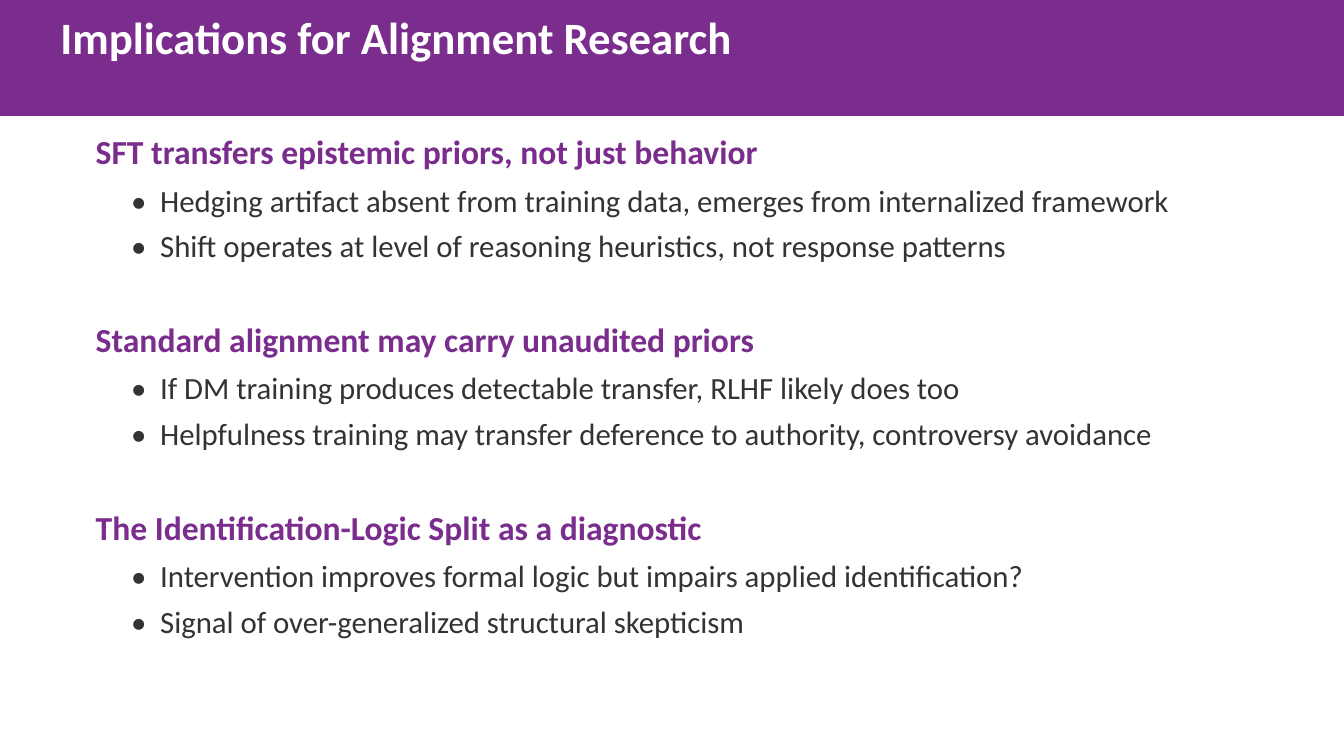
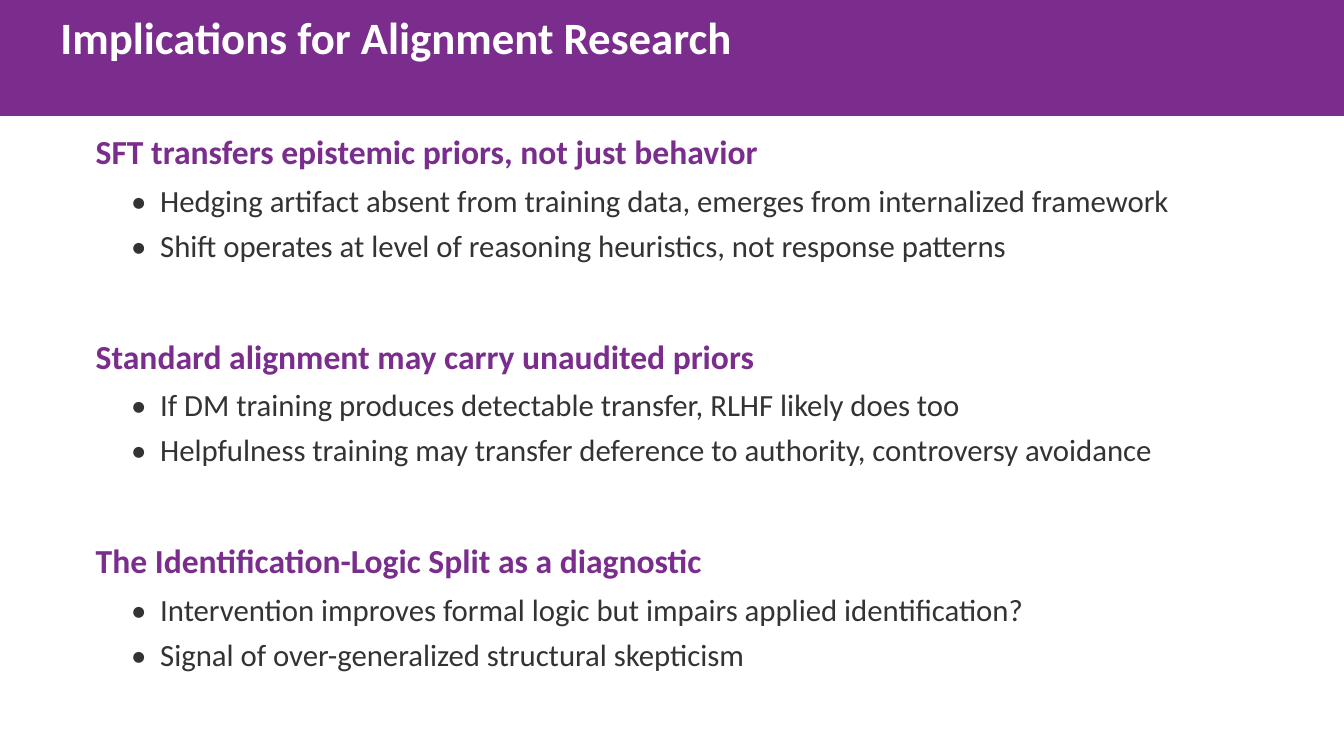
Before and after one commit to gbangban/ai-ideology-study, a slide deck: slide 8 of paper/iclr2026/iclr2026_spotlight.pptx. Drawn at 1344x756 pixels with LibreOffice and Linux fonts; fonts in the diff are those of the drawing. Boxes give left, top, right and bottom in pixels: in the first picture for what was removed or moved away, otherwise in the second. Text is boxed around its words. In the diff, an @@ line names an element or a change of style, - is before the commit and + after.

```diff
--- a/paper/iclr2026/iclr2026_spotlight.pptx
+++ b/paper/iclr2026/iclr2026_spotlight.pptx
@@ text "Standard alignment may carry unaudited ...": place and size @@
-text "Standard alignment may carry unaudited ..." at <box>96,328,754,358</box>
+text "Standard alignment may carry unaudited ..." at <box>96,345,754,375</box>
@@ text "• If DM training produces ...": place and size @@
-text "• If DM training produces ..." at <box>160,377,1151,451</box>
+text "• If DM training produces ..." at <box>160,394,1151,467</box>
@@ text "The Identification-Logic Split as a ...": place and size @@
-text "The Identification-Logic Split as a ..." at <box>96,516,702,546</box>
+text "The Identification-Logic Split as a ..." at <box>96,549,702,579</box>
@@ text "• Intervention improves formal logic ...": place and size @@
-text "• Intervention improves formal logic ..." at <box>160,565,1023,639</box>
+text "• Intervention improves formal logic ..." at <box>160,599,1023,672</box>
```
Also in this commit, not shown: 7 other slides changed, 1 other file.
